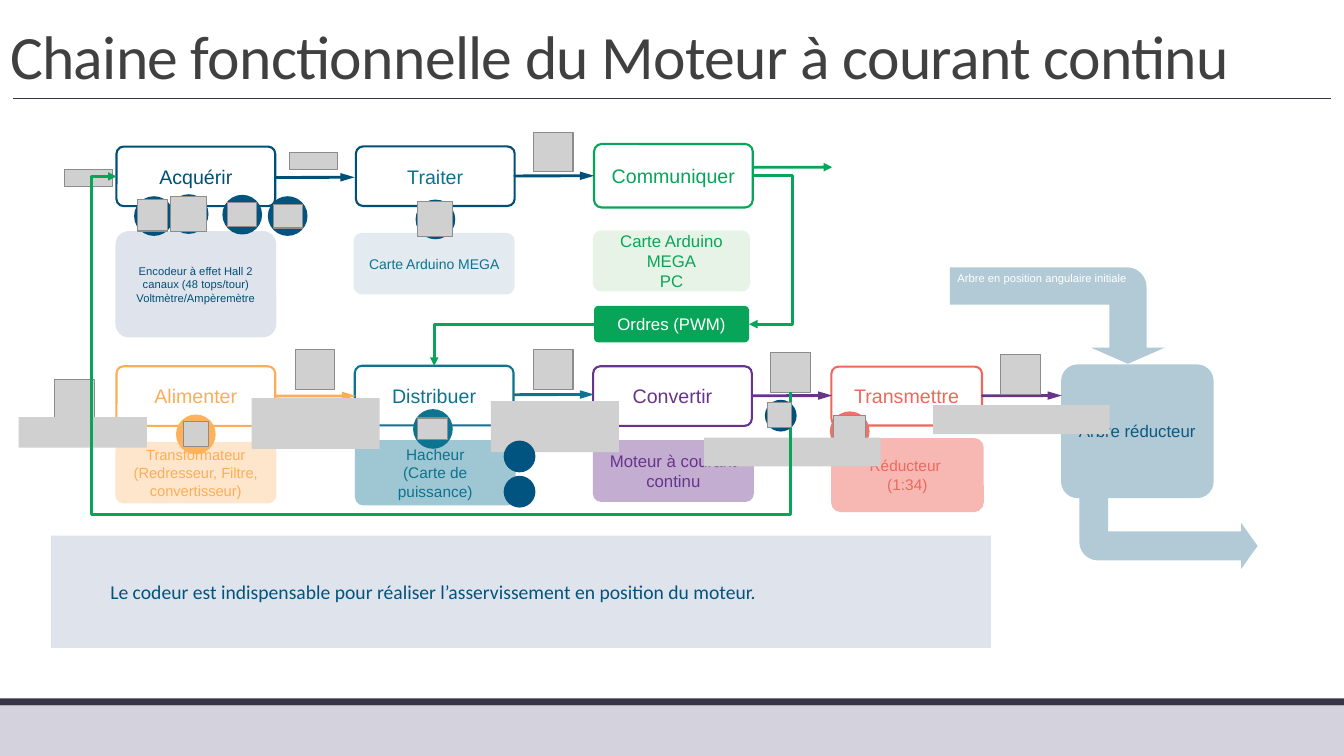
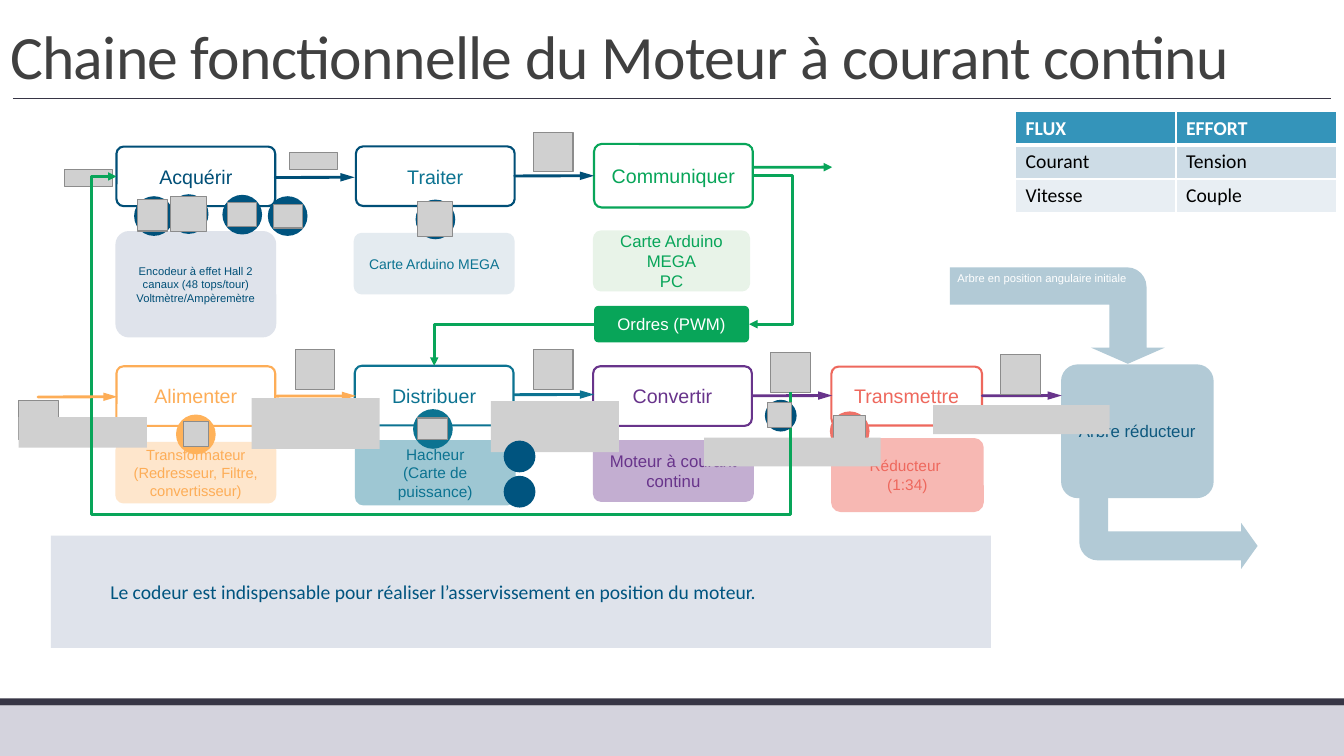
Before and after one commit to xpessoles/TP_Corriges, a slide deck: slide 6 of 12_MCC/12_MCC_Corrige.pptx. Drawn at 1344x756 pixels with LibreOffice and Linux fonts; fonts in the diff are those of the drawing; grey boxes stand for pictures; background and template pictures are left out. Boxes give left, top, right and bottom in pixels: in the first picture for what was removed or moved away, otherwise in the second. Text is boxed around its words. In the diff, an @@ line names an element or a change of style, - is before the commit and + after.

```diff
--- a/12_MCC/12_MCC_Corrige.pptx
+++ b/12_MCC/12_MCC_Corrige.pptx
@@ table added at <box>1016,112,1337,213</box>, 3 rows, 2 columns @@
+FLUX | EFFORT
+Courant | Tension
+Vitesse | Couple
@@ picture: place and size @@
-picture at <box>54,380,94,419</box>
+picture at <box>18,400,57,440</box>
@@ arrow added from (38, 397) to (117, 397), #FDAD57 2 pt @@
```
